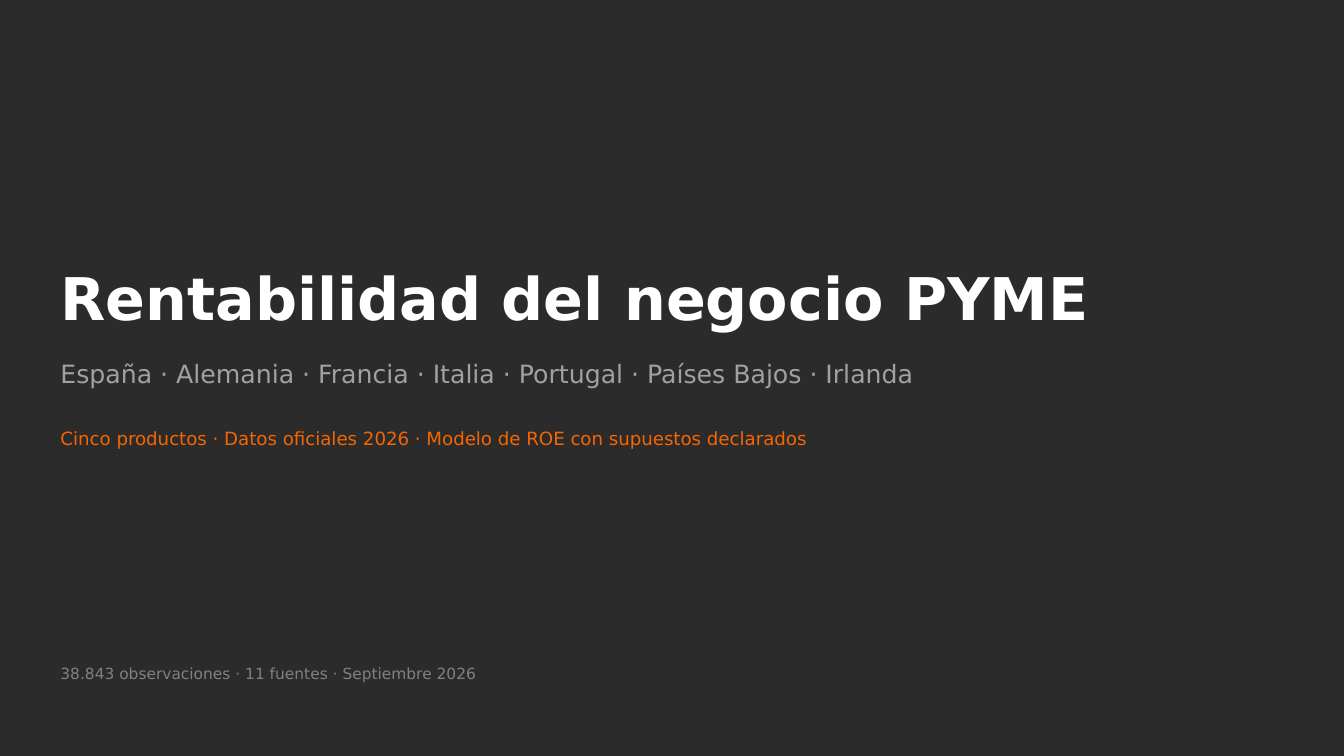
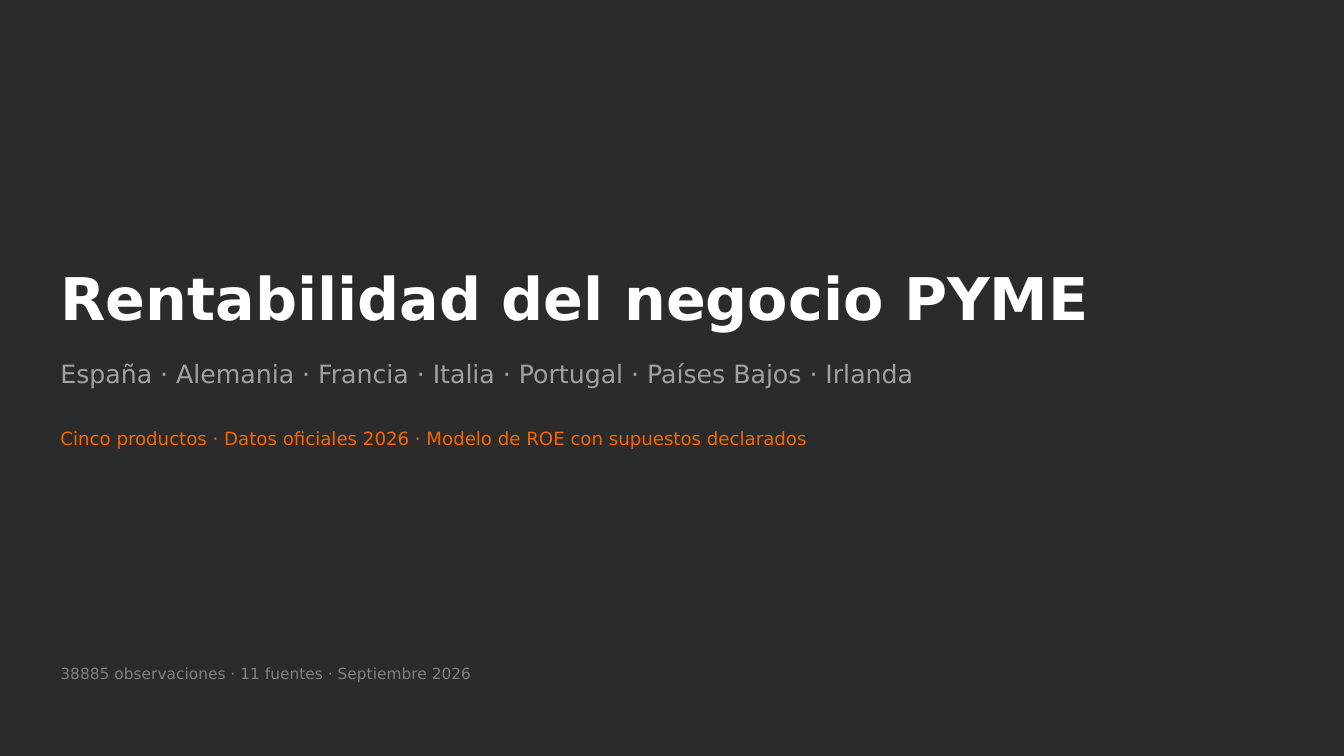
Before and after one commit to agomez2812-lang/sturdy-barnacle, a slide deck: slide 1 of pres/rentabilidad_pyme.pptx. Drawn at 1344x756 pixels with LibreOffice and Linux fonts; fonts in the diff are those of the drawing. Boxes give left, top, right and bottom in pixels: in the first picture for what was removed or moved away, otherwise in the second. Text is boxed around its words. In the diff, an @@ line names an element or a change of style, - is before the commit and + after.

```diff
--- a/pres/rentabilidad_pyme.pptx
+++ b/pres/rentabilidad_pyme.pptx
@@ text at box(60, 667, 471, 682): text changed @@
-38.843 observaciones · 11 fuentes · Septiembre 2026
+38885 observaciones · 11 fuentes · Septiembre 2026
```
Also in this commit, not shown: 16 other slides changed, 1 slide added, 7 other files.
